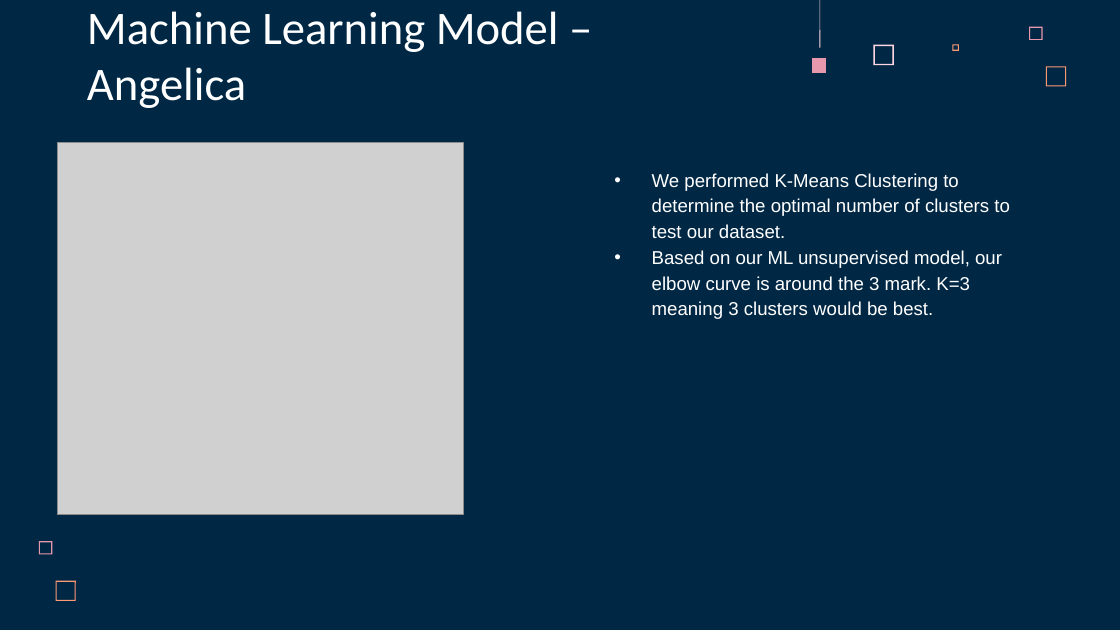
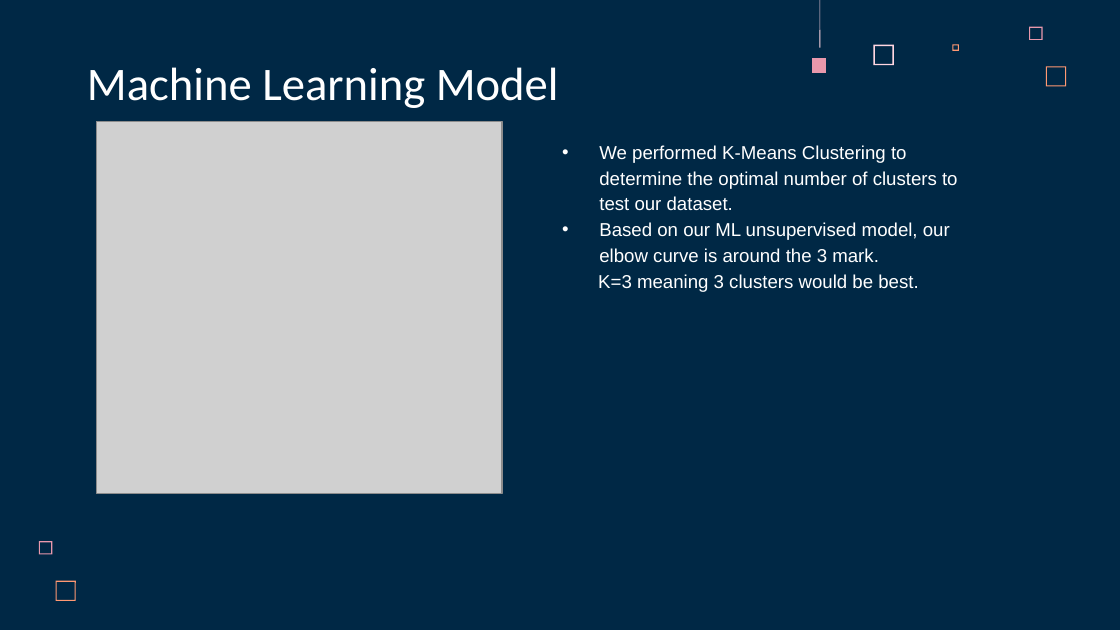
Before and after one commit to acegal1/Group1_Final_Project, a slide deck: slide 11 of _Group 1 Final Project Presentation - UFO Sightings in Arizona.pptx (slide 16 before the commit). Drawn at 1120x630 pixels with LibreOffice and Linux fonts; fonts in the diff are those of the drawing; grey boxes stand for pictures. Boxes give left, top, right and bottom in pixels: in the first picture for what was removed or moved away, otherwise in the second. Text is boxed around its words. In the diff, an @@ line names an element or a change of style, - is before the commit and + after.

```diff
--- a/_Group 1 Final Project Presentation - UFO Sightings in Arizona.pptx
+++ b/_Group 1 Final Project Presentation - UFO Sightings in Arizona.pptx
@@ title at bbox=[87, 67, 559, 108]: text changed @@
-Machine Learning Model – Angelica
+Machine Learning Model
@@ picture: place and size @@
-picture at bbox=[57, 143, 463, 515]
+picture at bbox=[96, 121, 502, 493]
@@ text "We performed K-Means Clustering to ...": place and size @@
-text "We performed K-Means Clustering to ..." at bbox=[652, 173, 1010, 319]
+text "We performed K-Means Clustering to ..." at bbox=[598, 145, 958, 292]
@@ text at bbox=[598, 222, 950, 292]: text changed @@
-• Based on our ML unsupervised model, our elbow curve is around the 3 mark. K=3 meaning 3 clusters would be best.
+• Based on our ML unsupervised model, our elbow curve is around the 3 mark.
+K=3 meaning 3 clusters would be best.
```
Also in this commit, not shown: 10 other slides changed, 4 slides added, 10 slides removed.
